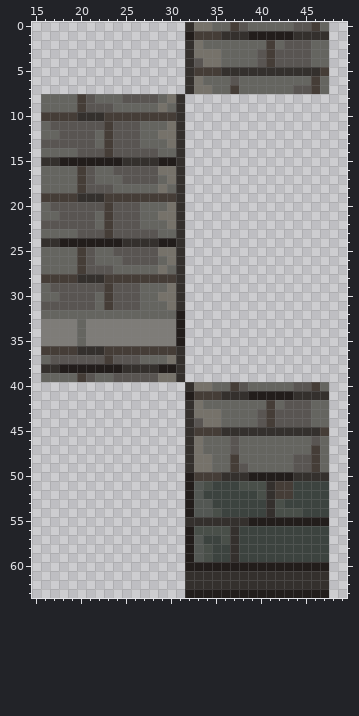
Edited in one commit: pixel-art sprite (Resources/Textures/_Nuclear14/Structures/Walls/ms13/slanted/prison.rsi/slantedprison4.png). Above is the file before it was changed.
The file is 64x64 pixels. Colours within 5 levels of each other are drawn and written as one. Shown: x 15..49, y 0..63.
New version:
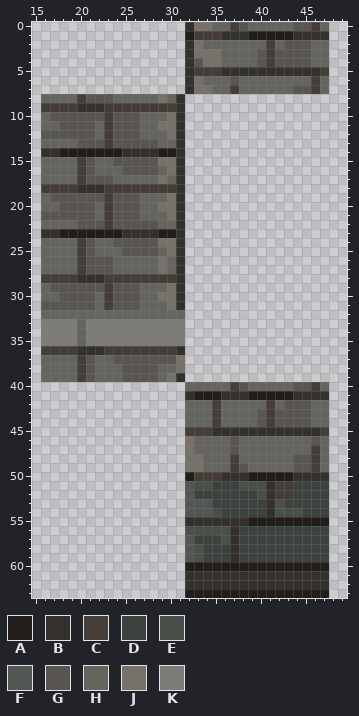
Palette (. is transparent): A #221d1b  B #34302d  C #453d37  D #3c433f  E #494f49  F #535753  G #595552  H #656560  J #76726a  K #7e7c78
From old to new:
Changed rows in their new state; - is an unchanged pixel.
first column x 16:
 8 ------GG-HHHHJH
 9 CCCCBBBCCCCCCCC
10 HGGGGGG-GGGHHHJ
11 -H----H------J-
12 GG-----------H-
13 HHHH--G----GG-H
14 BBAAAAAAABBBBAA
15 HHHHCGHHGGGGGJJ
16 --------H----H-
17 ------GG-HHHHJH
18 CCCCBBBCCCCCCCC
19 HGGGGGG-GGGHHHJ
20 -H----H------J-
21 GG-----------H-
22 HHHH--G----GG-H
23 BBAAAAAAABBBBAA
24 HHHHCGHHGGGGGJJ
25 --------H----H-
26 ------GG-HHHHJH
first column x 16:
32 ---------------H----
33 ---------------K----
34 ---------------K----
35 ---------------K----
37 -HHHC-HH---GGGGJ----
38 HHHHCGHHHGGGGHHJ----
39 --------H----H------
40 ----------------HHH-
41 ----------------BAAA
42 ----------------HH-C
43 ----------------HHHC
44 ----------------HHHC
45 ----------------C--B
46 ----------------JH--
47 ----------------JH--
48 ----------------J-H-
49 ----------------J-H-
51 ----------------FE--
52 ----------------FD--
53 ----------------F---
54 ----------------F---
56 ----------------E---
57 ----------------FD--
58 ----------------FED-
59 ----------------FED-
